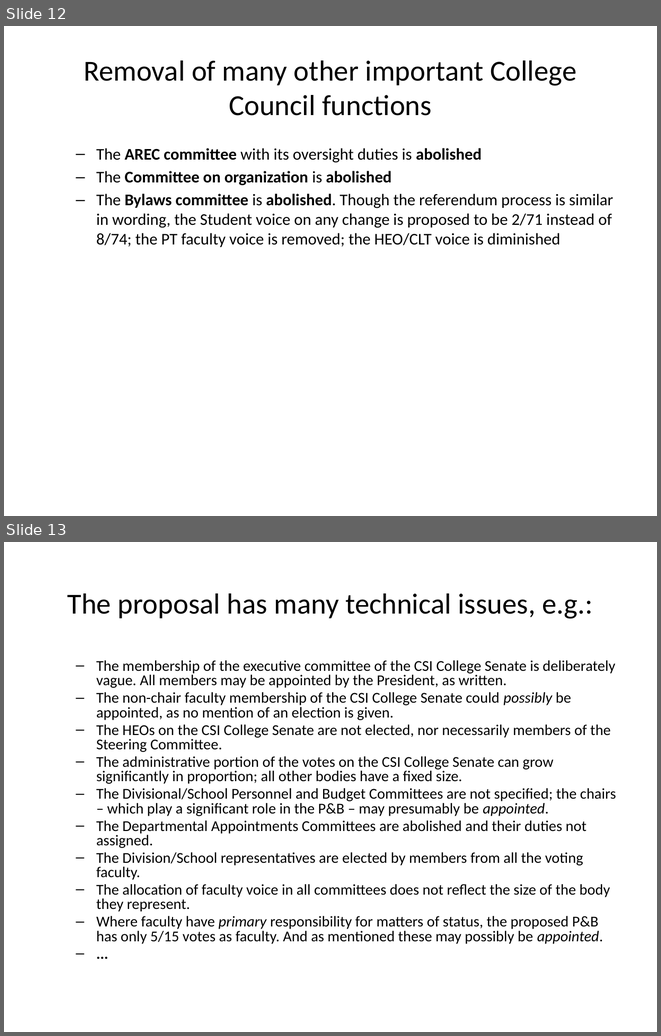
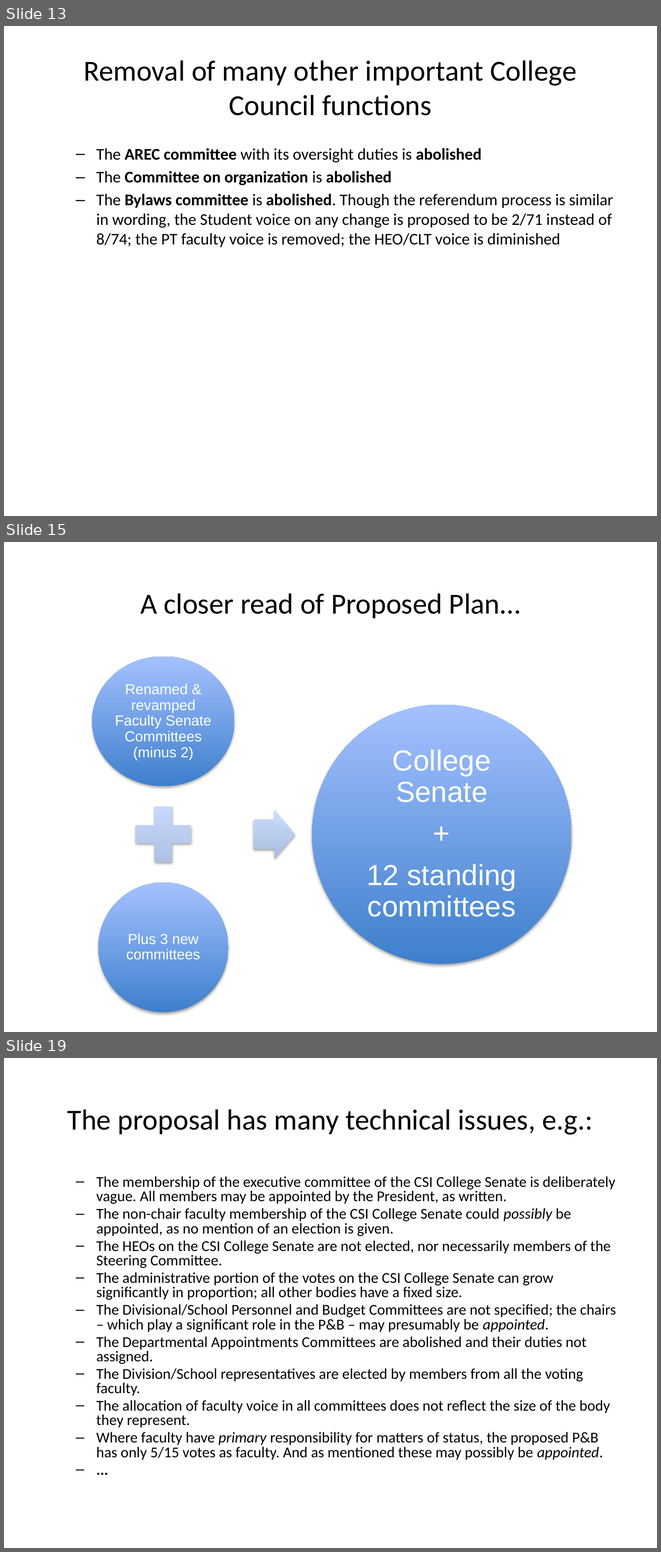
Before and after one commit to csi-covid19/csi-covid19.github.io, a slide deck: CCFS/Mar-SpecialMeeting/Proposed-changes.pptx. Shown one above the other, each under a label of ours: slides 12 and 13 before the commit, slides 13, 15 and 19 after it; the slides between them are not shown. The pictures are 661x1036 and 661x1552 pixels, drawn with LibreOffice and Linux fonts; fonts in the diff are those of the drawing. Boxes give left, top, right and bottom in pixels: in the first picture for what was removed or moved away, otherwise in the second. Text is boxed around its words. In the diff, an @@ line names an element or a change of style, - is before the commit and + after.

```diff
--- a/CCFS/Mar-SpecialMeeting/Proposed-changes.pptx
+++ b/CCFS/Mar-SpecialMeeting/Proposed-changes.pptx
@@ slide 15 added at (4, 542, 657, 1032), background #FFFFFF @@
@@ title added at (140, 593, 521, 618), 32 pt, text #000000 @@
+A closer read of Proposed Plan…
@@ group added at (92, 656, 572, 1012): 3 ellipses, 3 texts, 1 plus sign, 1 right arrow @@
+Renamed & revamped Faculty Senate Committees (minus 2)
+Plus 3 new committees
+College Senate
++
+12 standing committees
@@ what was slide 12 is now slide 13 @@
@@ what was slide 13 is now slide 19 @@
```
Also in this commit, not shown: 5 other slides added.
